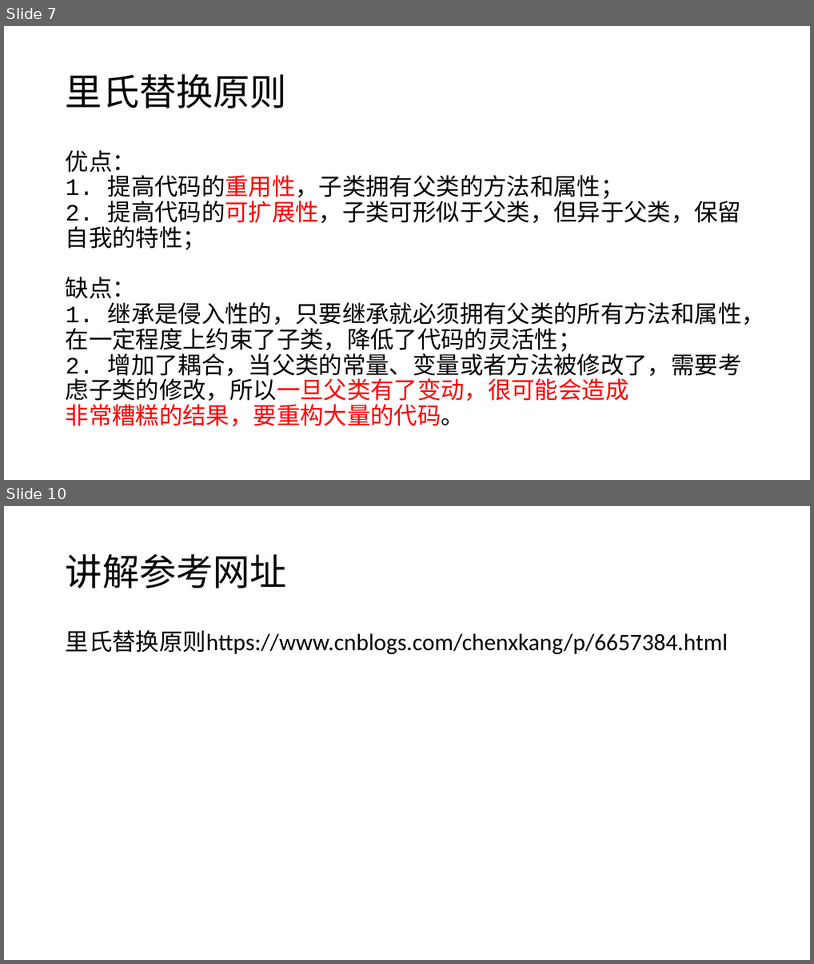
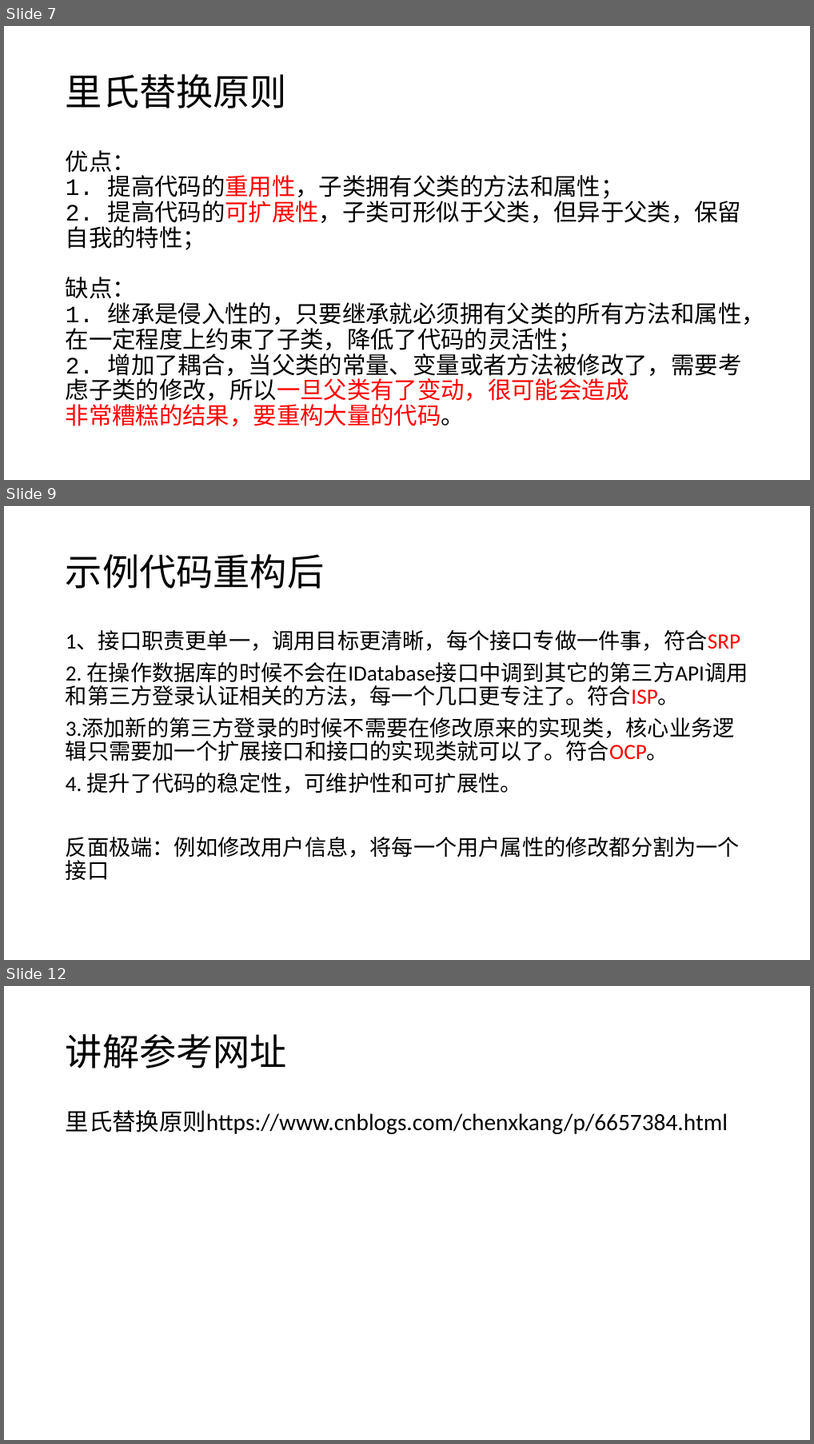
Before and after one commit to tdxhhw66/JavaCodeAcc, a slide deck: 设计模式2.pptx. Shown one above the other, each under a label of ours: slides 7 and 10 before the commit, slides 7, 9 and 12 after it; the slides between them are not shown. The pictures are 814x964 and 814x1444 pixels, drawn with LibreOffice and Linux fonts; fonts in the diff are those of the drawing. Boxes give left, top, right and bottom in pixels: in the first picture for what was removed or moved away, otherwise in the second. Text is boxed around its words. In the diff, an @@ line names an element or a change of style, - is before the commit and + after.

```diff
--- a/设计模式2.pptx
+++ b/设计模式2.pptx
@@ slide 9 added at bbox=[4, 506, 810, 960], background #C7EDCC @@
@@ title added at bbox=[66, 554, 324, 588], 44 pt, text #000000 @@
+示例代码重构后
@@ text added at bbox=[66, 630, 749, 880], 25.9 pt, text #000000 @@
+1、接口职责更单一，调用目标更清晰，每个接口专做一件事，符合SRP
+2. 在操作数据库的时候不会在IDatabase接口中调到其它的第三方API调用和第三方登录认证相关的方法，每一个几口更专注了。符合ISP。
+3.添加新的第三方登录的时候不需要在修改原来的实现类，核心业务逻辑只需要加一个扩展接口和接口的实现类就可以了。符合OCP。
+4. 提升了代码的稳定性，可维护性和可扩展性。
+反面极端：例如修改用户信息，将每一个用户属性的修改都分割为一个接口
@@ what was slide 10 is now slide 12 @@
```
Also in this commit, not shown: 6 slides changed, 1 other slide added, 14 other files.
